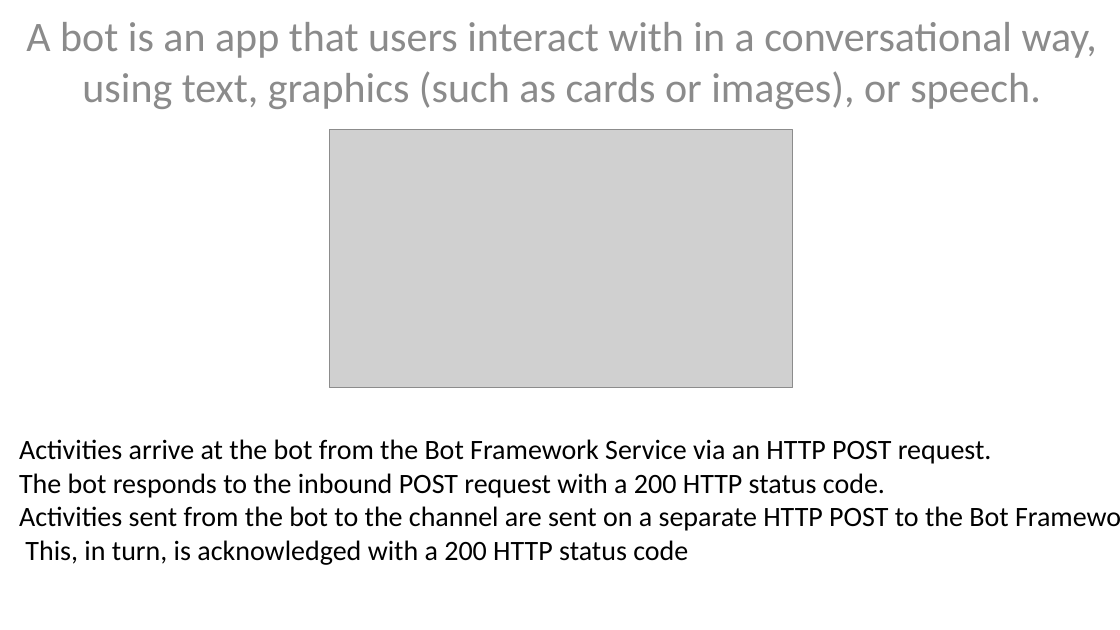
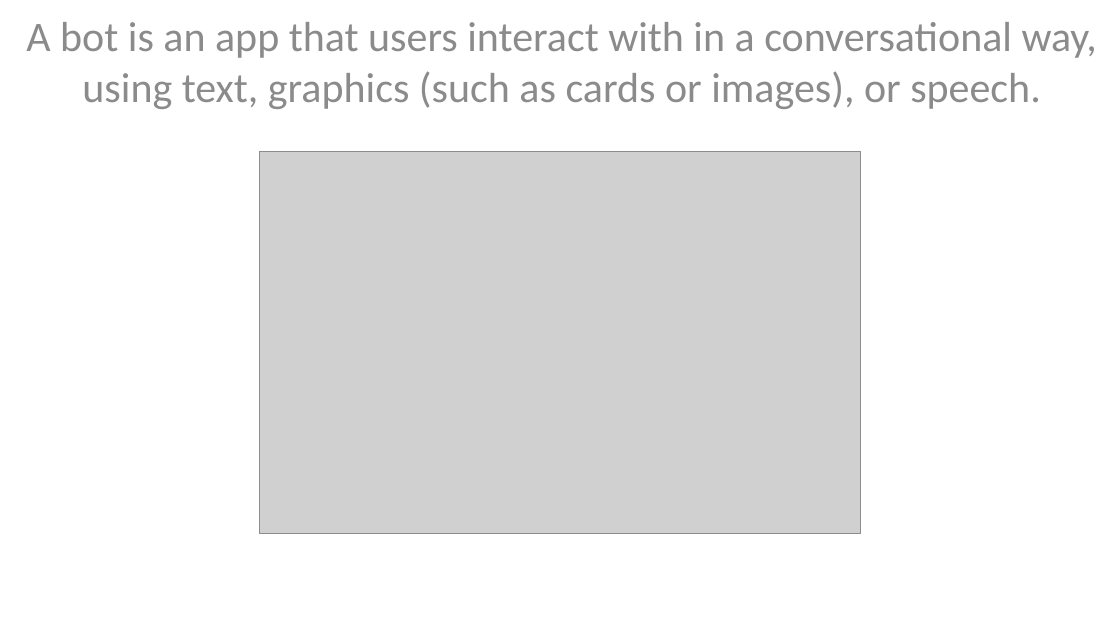
Before and after one commit to LGouellec/mug-chatbot, a slide deck: slide 5 of doc/pres.pptx. Drawn at 1120x630 pixels with LibreOffice and Linux fonts; fonts in the diff are those of the drawing; grey boxes stand for pictures. Boxes give left, top, right and bottom in pixels: in the first picture for what was removed or moved away, otherwise in the second. Text is boxed around its words. In the diff, an @@ line names an element or a change of style, - is before the commit and + after.

```diff
--- a/doc/pres.pptx
+++ b/doc/pres.pptx
@@ picture removed at <box>329,130,793,388</box> @@
@@ picture added at <box>260,152,860,534</box> @@
@@ text removed at <box>19,439,1008,565</box> @@
-Activities arrive at the bot from the Bot Framework Service via an HTTP POST request.
-The bot responds to the inbound POST request with a 200 HTTP status code.
-Activities sent from the bot to the channel are sent on a separate HTTP POST to the Bot Framework Service.
-This, in turn, is acknowledged with a 200 HTTP status code
```
Also in this commit, not shown: 6 other slides changed, 1 slide added, 2 other files.
